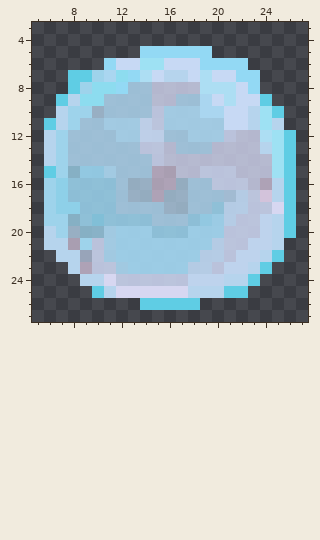
Two states of a pixel-art sprite, WebIcon.png. Above is the file before it was changed.
The file is 32x32 pixels. Colours within 5 levels of each other are drawn and written as one. Shown: x 5..27, y 3..27.
After the commit:
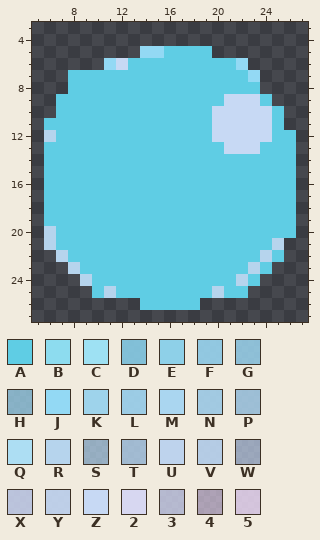
Palette (. is transparent): A #5fcde4  B #8ddcef  C #9ee1f3  D #89cee8e5  E #8ed0e8  F #98d2eced  G #99d1ebdf  H #9cd1eac6  J #93d9f4  K #9ed3eb  L #a0d2ecf3  M #aad6f0  N #abd6f0e9  P #aed5efd8  Q #addef3  R #b6d4ed  S #b6d5eeba  T #b6d4efd1  U #bed3ed  V #bdd5f0ee  W #c2d3eeb0  X #cbd4efe1  Y #c7d9f4ed  Z #c7d9f4  2 #d7d7f1  3 #d5d9f4c8  4 #ecd9f49f  5 #ecd9f4db
Diff:
Changed rows in their new state; - is an unchanged pixel.
first column x 6:
 5 ----------AAAA------
 6 -------AAAAAAAAA----
 7 ----AAAAAAAAAAAAA---
 8 ---AAAAAAAAAAAAAAA--
 9 --AAAAAAAAAAAAAZ----
10 -AAAAAAAAAAAAAZ--ZZ-
11 -AAAAAAAAAAAAAZ--ZZA
12 -AAAAAAAAAAAAAZZZZZA
13 AAAAAAAAAAAAAAAZZZAA
14 AAAAAAAAAAAAAAAAAAAA
15 -AAAAAAAAAAAAAAAAAAA
16 AAAAAAAAAAAAAAAAAAAA
17 AAAAAAAAAAAAAAAAAAAA
18 AAAAAAAAAAAAAAAAAAAA
19 AAAAAAAAAAAAAAAAAAAA
20 -AAAAAAAAAAAAAAAAAAA
21 -AAAAAAAAAAAAAAAAAA-
22 --AAAAAAAAAAAAAAAA--
23 ---AAAAAAAAAAAAAA---
24 ----AAAAAAAAAAAA----
25 ------AAAAAAAA------
